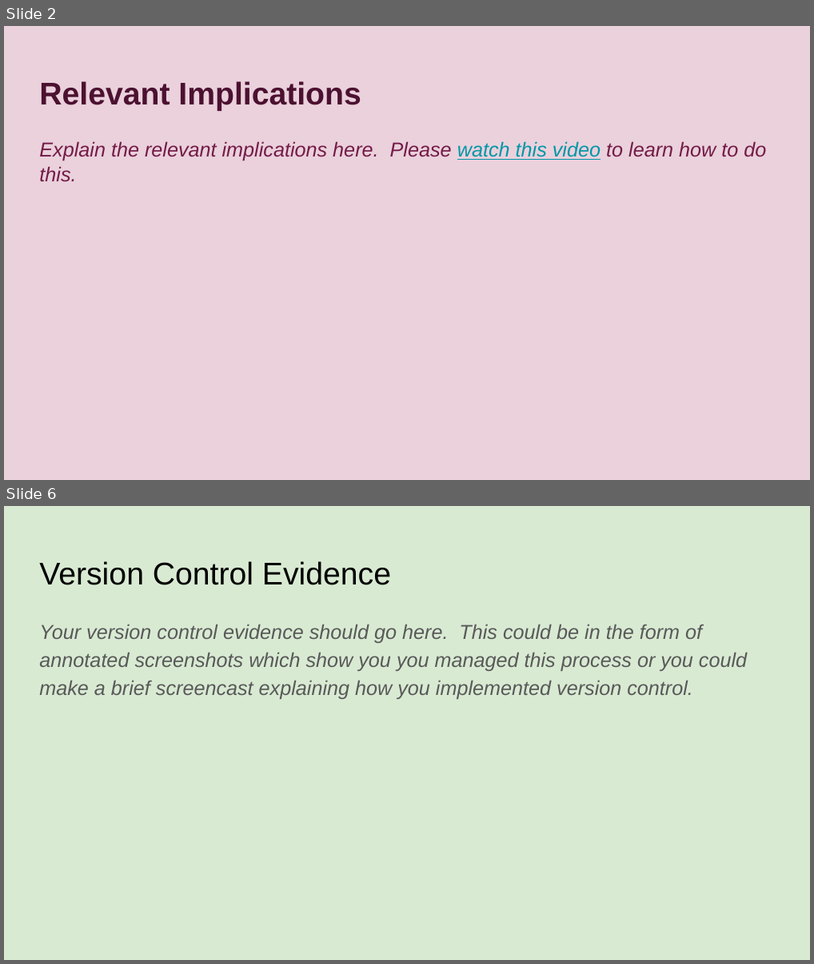
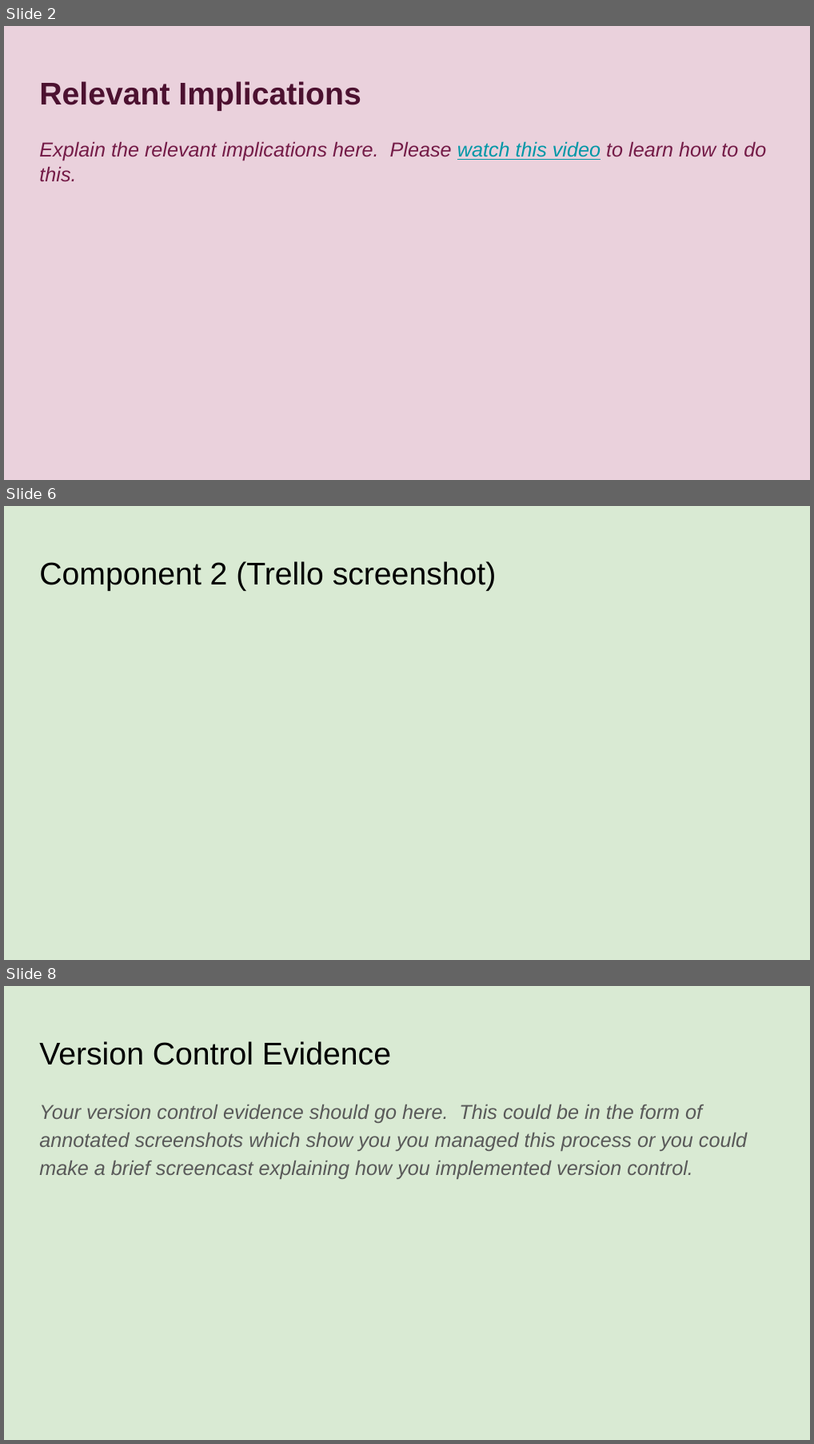
Before and after one commit to xkiio/desktop-tutorial, a slide deck: 022_91893+_+91897+Documentation.pptx. Shown one above the other, each under a label of ours: slides 2 and 6 before the commit, slides 2, 6 and 8 after it; the slides between them are not shown. The pictures are 814x964 and 814x1444 pixels, drawn with LibreOffice and Linux fonts; fonts in the diff are those of the drawing. Boxes give left, top, right and bottom in pixels: in the first picture for what was removed or moved away, otherwise in the second. Text is boxed around its words. In the diff, an @@ line names an element or a change of style, - is before the commit and + after.

```diff
--- a/022_91893+_+91897+Documentation.pptx
+++ b/022_91893+_+91897+Documentation.pptx
@@ slide 6 added at [4, 506, 810, 960], background #D9EAD3 @@
@@ title added at [39, 561, 497, 591], 28 pt, text #000000 @@
+Component 2 (Trello screenshot)
@@ what was slide 6 is now slide 8 @@
```
Also in this commit, not shown: 3 slides changed, 2 other slides added, 1 slide removed, 2 other files.
